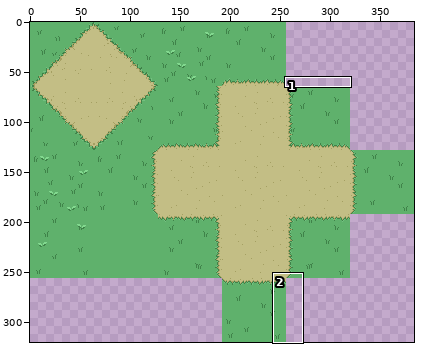
Sprite sheet -- XPLink2023project/Assets/Art/Sprites/Path/SpritesheetV2.png. The first picture is a wide view before the edit; the outline marks the close-up.
Close-up. Before the edit:
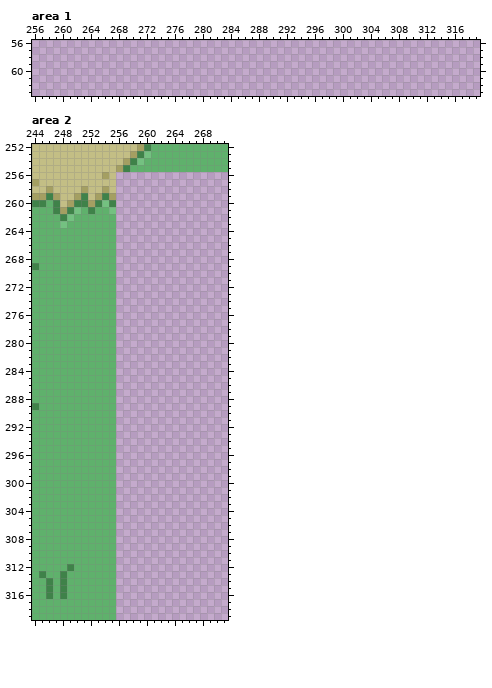
The file is 384x320 pixels. Shown: area 1: x 256..319, y 56..63; area 2: x 244..271, y 252..319. The commit also changed other parts of the picture, which this record leaves out.
Once edited:
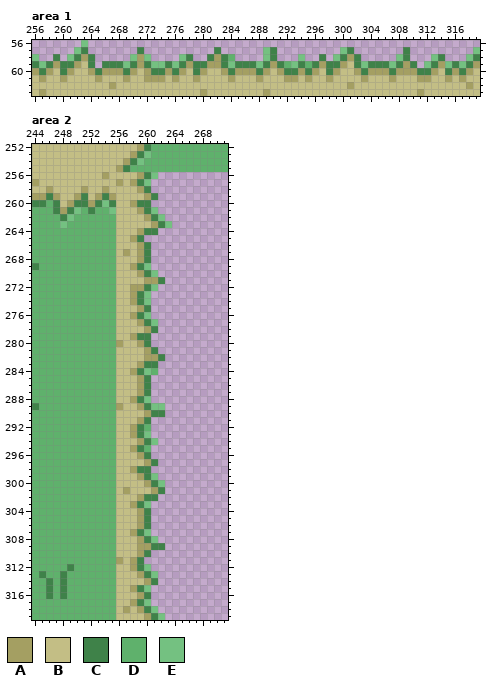
Palette (. is transparent): A #a49f62  B #c3be85  C #3f8249  D #5fb16c  E #74c181
The exact change:
Changed rows in their new state; - is an unchanged pixel.
Area 1:
first column x 256:
56 -------E--------------------------------------------------------
57 ------EC-------C----------C------EC---------EC-------C---------E
58 E--C-ECAC-----EAE----EC--CACD----EC---E--C-ECAC-----EC---EC---EC
59 CECACCABC-CCCECACEECECACCAACECCCECACDECDCACCABCECCCECAC-ECAECECA
60 ACABCABBACAAACABACCACABCABBACAAACABACCACABCABBACAAACAAACCABCACAB
61 BABBABBBBABBBABBAAABABBABBBBABBBABBBAABABBABBBBABBBABBBAABBABABB
62 BBBBBBBBBBBABBBBBBBBBBBBBBBBBBBBBBBBBBBBBBBBBABBBBBBBBBBBBBBBBAB
63 BABBBBBBBBBBBBBBBBBBBBBBABBBBBBBBABBBBBBBBBBBBBBBBBBBBBABBBBBBBB
Area 2:
first column x 256:
256 BBBACE--
257 ABACE---
258 BBBAC---
259 BBBBAC--
260 BBACC---
261 BBBACE--
262 BBBBACE-
263 BBBBBACE
264 BBBACC--
265 BBAC----
266 BBBAC---
267 BABAC---
268 BBBAC---
269 BBACE---
270 BBBACE--
271 BBBBAAC-
272 BBAACE--
273 BBACE---
274 BBACE---
275 BBBAC---
276 BBACE---
277 BBBACE--
278 BBBBAC--
279 BBACC---
280 ABBAC---
281 BBBBAC--
282 BBBBAAC-
283 BBBACC--
284 BBACED--
285 BBBAC---
286 BBBAC---
287 BBBAC---
288 BBACE---
289 ABBACEE-
290 BBBBACC-
291 BBBAC---
292 BBACD---
293 BBACE---
294 BBBACE--
295 BBACD---
296 BBBAC---
297 BBBBAC--
298 BBACC---
299 BBBACE--
300 BBBBACE-
301 BABBBAC-
302 BBBACC--
303 BBACE---
304 BBBAC---
305 BBBAC---
306 BBBAC---
307 BBACE---
308 BBBACE--
309 BBBAACC-
310 BBBAC---
311 ABAC----
312 BBACE---
313 BBBACE--
314 BBBBAC--
315 BBACE---
316 BBBAC---
317 BBACE---
318 BABACE--
319 BBBBACE-
Where, in picture pixels (left, top, right, bottom), the same in both close-ups:
added: (32, 40, 480, 96)
added: (116, 172, 172, 620)
